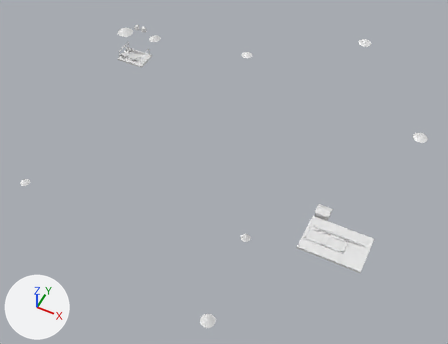
One commit to the FBX model Assets/Art/KayseriIsland/Models/Copper/Phase2/Theme_P2.fbx: the scene before it, then after it.
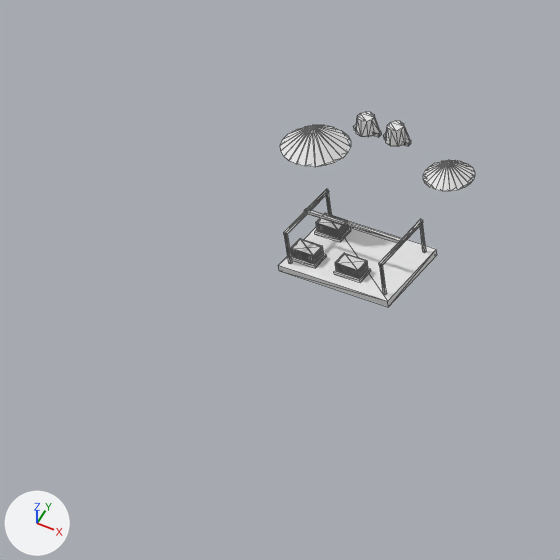
The first picture shows the older version from a camera (50 mm lens) standing at (132.0, -271.0, 303.0) and looking at (6.0, -20.0, -11.0). The close-ups show the older and then the newer version on the part from 12% to 40% of the width and 0% to 36% of the height of that picture. Only the edits that show in the close-ups are written down. The axes (+X, +Y, +Z) are drawn at lower left. The lights are the same throughout. The close-ups show mesh edges as thin lines. Vertices at exactly the same position are counted once.

Objects in the first close-up: 'Theme.CathodeYard', 'Theme.OreStock0', 'Theme.OreStock1', 'Theme.SlagPots'.
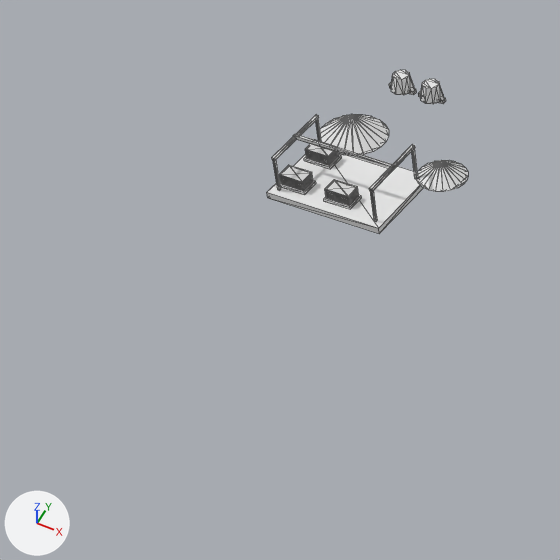
What the commit changed:
me_theme_slagpots_001 is used by ob_theme_slagpots; location (-0.3, 5.6, 13.7).
me_theme_slagpots_001 had 56 vertices, 96 faces and spanned x -114.5..-103.5, y 56.4..60.6, z 0.3..3.4.
me_theme_slagpots_001 now has 56 vertices, 96 faces and spans x -114.5..-103.5, y 56.4..60.6, z 15.61..18.71.
me_theme_slagpots_001 part 2: the whole mesh is moved by (0.0, 0.0, 15.31).
me_theme_cathodeyard_001 is used by ob_theme_cathodeyard; location (0.0, 0.0, 0.0).
me_theme_cathodeyard_001 had 304 vertices, 456 faces and spanned x -117.0..-95.0, y 40.0..56.0, z -0.9..7.2.
me_theme_cathodeyard_001 now has 304 vertices, 456 faces and spans x -117.0..-95.0, y 40.0..56.0, z 14.4..22.5.
me_theme_cathodeyard_001 part 1: the whole mesh is moved by (0.0, 0.0, 15.3).
Object 'Theme.SlagPots' (ob_theme_slagpots) moves from (-0.3, 5.6, 13.7) to (0.0, 17.0, 0.0).
Object 'Theme.OreStock0' (ob_theme_orestock0) moves from (-117.2, 55.2, 15.2) to (-112.7, 60.3, 15.6).
Object 'Theme.OreStock1' (ob_theme_orestock1) moves from (-93.2, 59.4, 14.1) to (-93.0, 57.2, 15.6).

Pixel boxes [x1, y1, x2, y2] of what changed, in the close-ups (560 x 560 px):
'Theme.CathodeYard', moved: before [278, 189, 437, 307]; after [267, 114, 423, 234]
'Theme.OreStock0', moved: before [280, 125, 351, 167]; after [320, 114, 389, 155]
'Theme.SlagPots', moved: before [354, 112, 411, 147]; after [389, 70, 446, 104]
'Theme.OreStock1', moved: before [423, 160, 475, 191]; after [417, 160, 468, 192]
